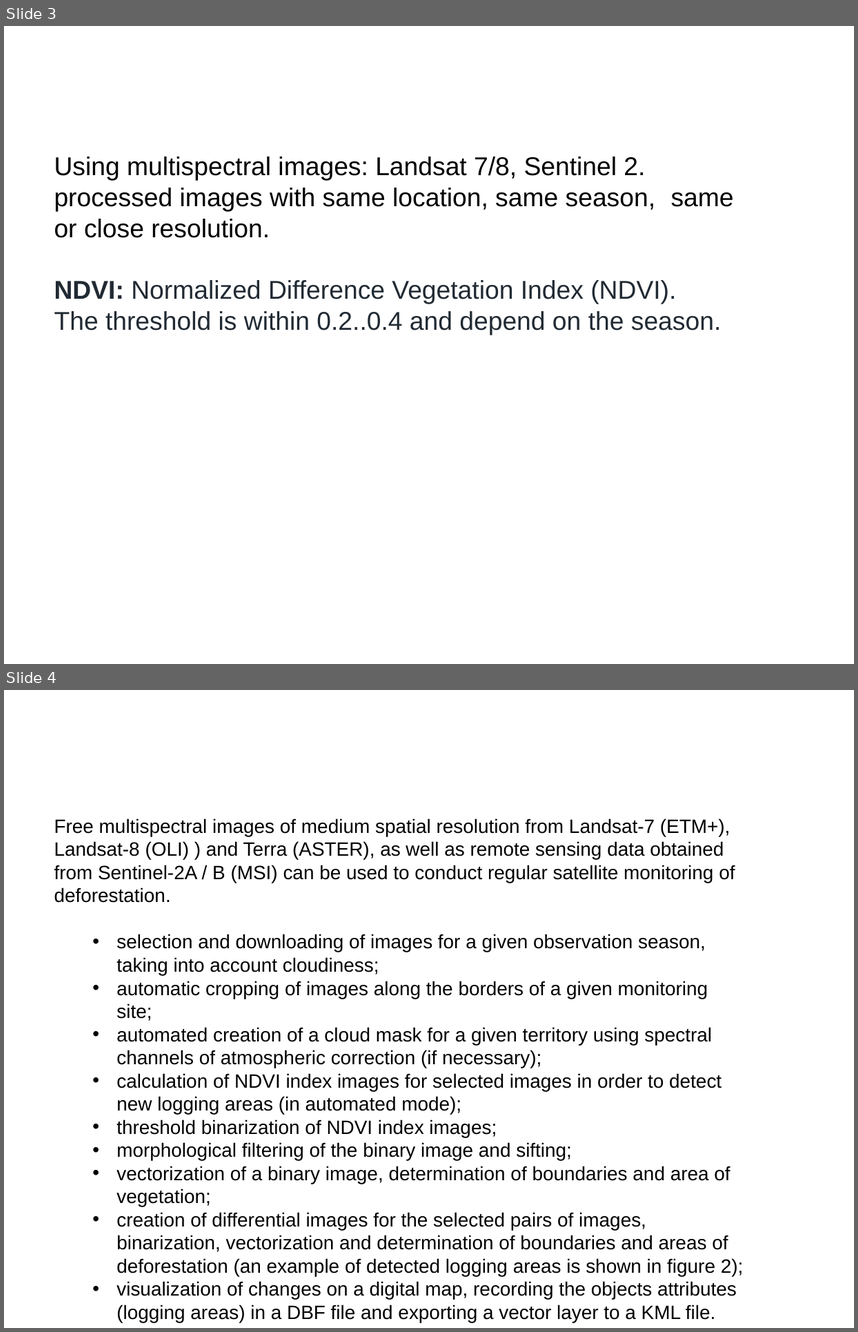
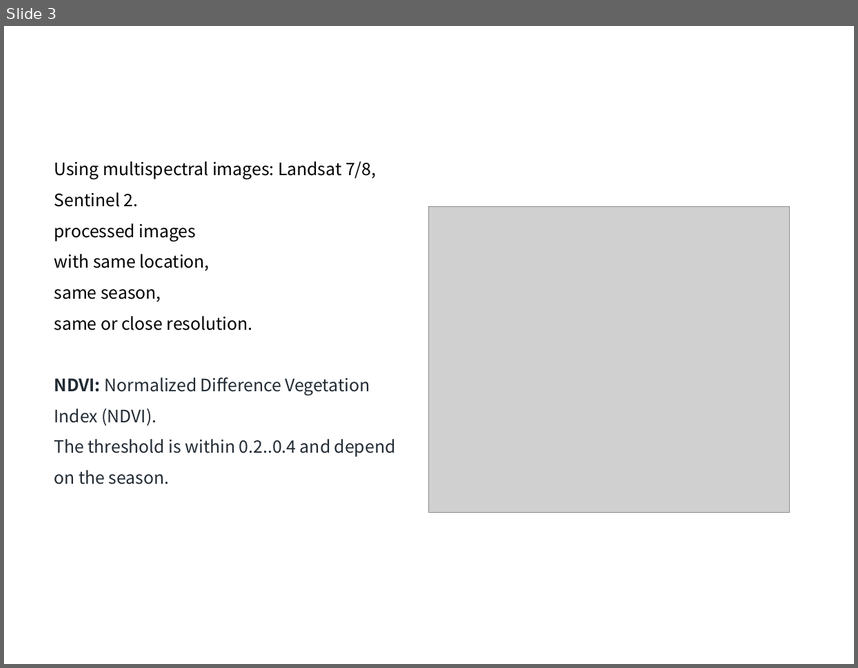
Before and after one commit to taminhluan/space_image_sensing, a slide deck: paper_review/term_project_proposal.pptx. Shown one above the other, each under a label of ours: slides 3 and 4 before the commit, slide 3 after it. The pictures are 858x1332 and 858x668 pixels, drawn with LibreOffice and Linux fonts; fonts in the diff are those of the drawing; grey boxes stand for pictures; background and template pictures are left out. Boxes give left, top, right and bottom in pixels: in the first picture for what was removed or moved away, otherwise in the second. Text is boxed around its words. In the diff, an @@ line names an element or a change of style, - is before the commit and + after.

```diff
--- a/paper_review/term_project_proposal.pptx
+++ b/paper_review/term_project_proposal.pptx
@@ slide 4 removed at bbox=[4, 690, 854, 1328], background picture (left out) @@
@@ title removed at bbox=[46, 707, 812, 758] @@
-Process
@@ text removed at bbox=[54, 818, 744, 1322] @@
-Free multispectral images of medium spatial resolution from Landsat-7 (ETM+), Landsat-8 (OLI) ) and Terra (ASTER), as well as remote sensing data obtained from Sentinel-2A / B (MSI) can be used to conduct regular satellite monitoring of deforestation.
-  • selection and downloading of images for a given observation season, taking into account cloudiness;
-  • automatic cropping of images along the borders of a given monitoring site;
-  • automated creation of a cloud mask for a given territory using spectral channels of atmospheric correction (if necessary);
-  • calculation of NDVI index images for selected images in order to detect new logging areas (in automated mode);
-  • threshold binarization of NDVI index images;
-  • morphological filtering of the binary image and sifting;
-  • vectorization of a binary image, determination of boundaries and area of vegetation;
-  • creation of differential images for the selected pairs of images, binarization, vectorization and determination of boundaries and areas of deforestation (an example of detected logging areas is shown in figure 2);
-  • visualization of changes on a digital map, recording the objects attributes (logging areas) in a DBF file and exporting a vector layer to a KML file.
@@ slide 3 changed as well @@
@@ text at bbox=[54, 161, 396, 484]: size 24 to 16 pt, font Arial to Noto Sans CJK KR in "Using multispectral images: Landsat 7/8, Sentinel 2.", "NDVI: Normalized Difference Vegetation Index (NDVI).", "The threshold is within 0.2..0.4 and depend ..."; line spacing 1 to 1.5 @@
@@ picture added at bbox=[429, 207, 790, 512] @@
@@ text at bbox=[54, 223, 253, 330]: text changed; size 24 to 16 pt; font Arial to Noto Sans CJK KR @@
-processed images with same location, same season, same or close resolution.
+processed images
+with same location,
+same season,
+same or close resolution.
```
Also in this commit, not shown: 4 other slides changed, 1 slide added, 5 other files.
